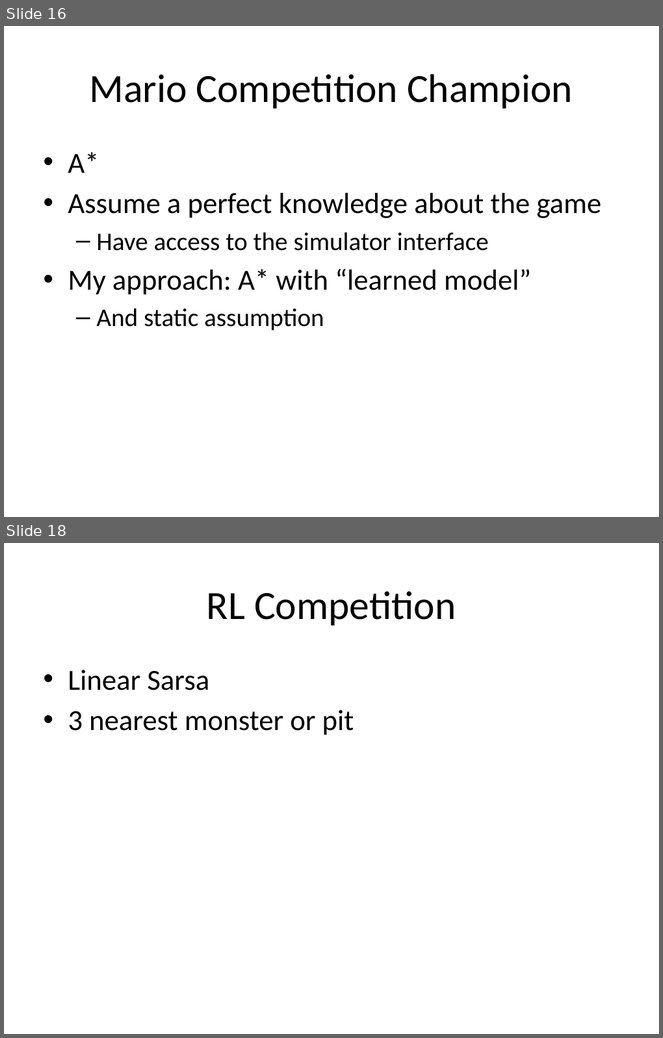
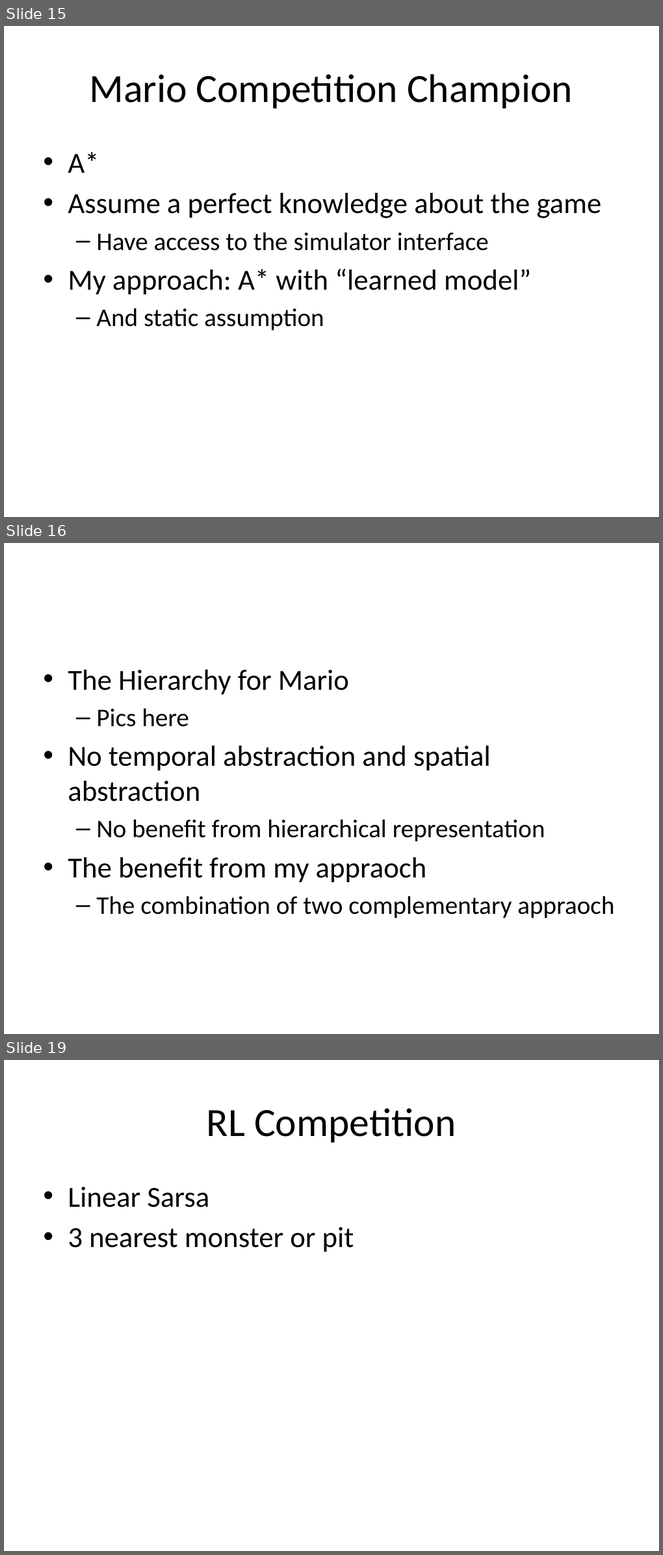
Before and after one commit to lono175/Thesis, a slide deck: OptimalPlanning.pptx. Shown one above the other, each under a label of ours: slides 16 and 18 before the commit, slides 15, 16 and 19 after it; the slides between them are not shown. The pictures are 663x1038 and 663x1555 pixels, drawn with LibreOffice and Linux fonts; fonts in the diff are those of the drawing. Boxes give left, top, right and bottom in pixels: in the first picture for what was removed or moved away, otherwise in the second. Text is boxed around its words. In the diff, an @@ line names an element or a change of style, - is before the commit and + after.

```diff
--- a/OptimalPlanning.pptx
+++ b/OptimalPlanning.pptx
@@ slide 16 added at [4,543,659,1034], background #FFFFFF @@
@@ text added at [68,670,614,919], 28 pt, text #000000 @@
+• The Hierarchy for Mario
+  – Pics here
+• No temporal abstraction and spatial abstraction
+  – No benefit from hierarchical representation
+• The benefit from my appraoch
+  – The combination of two complementary appraoch
@@ what was slide 16 is now slide 15 @@
@@ what was slide 18 is now slide 19 @@
```
Also in this commit, not shown: 2 slides changed.
